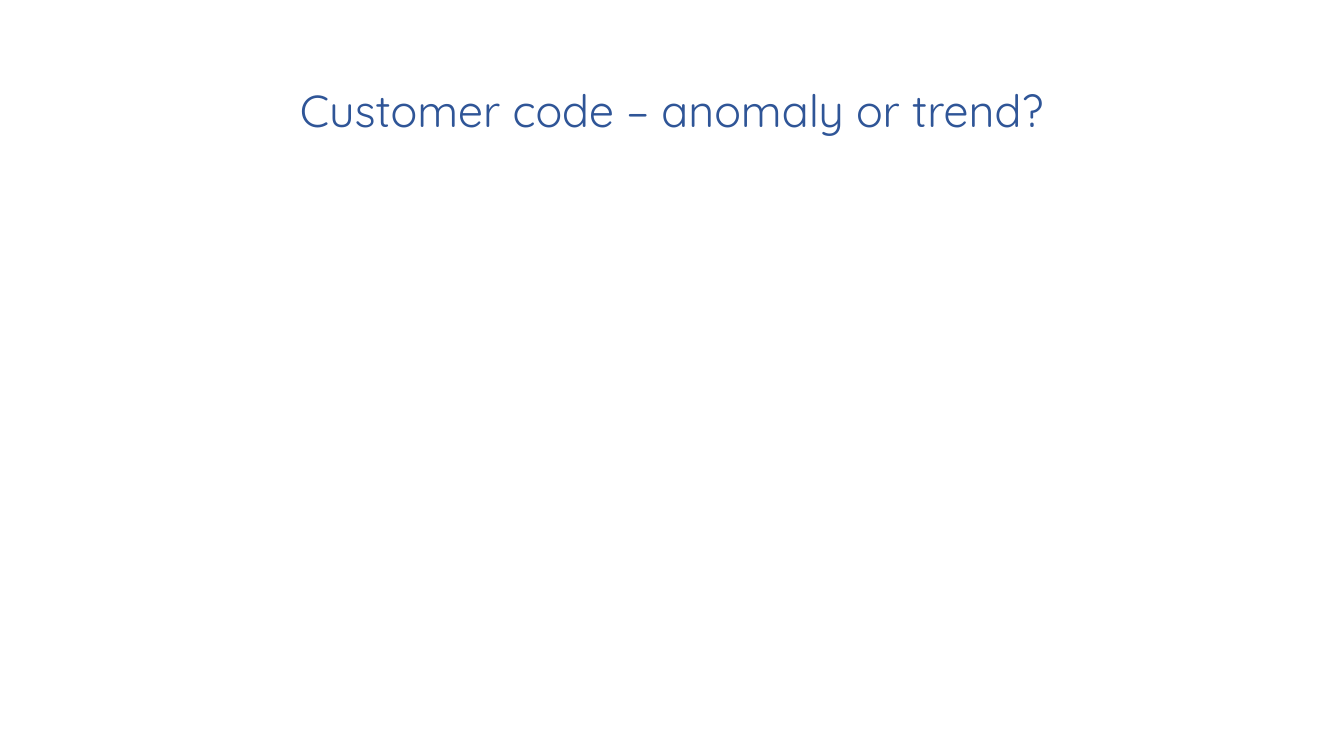
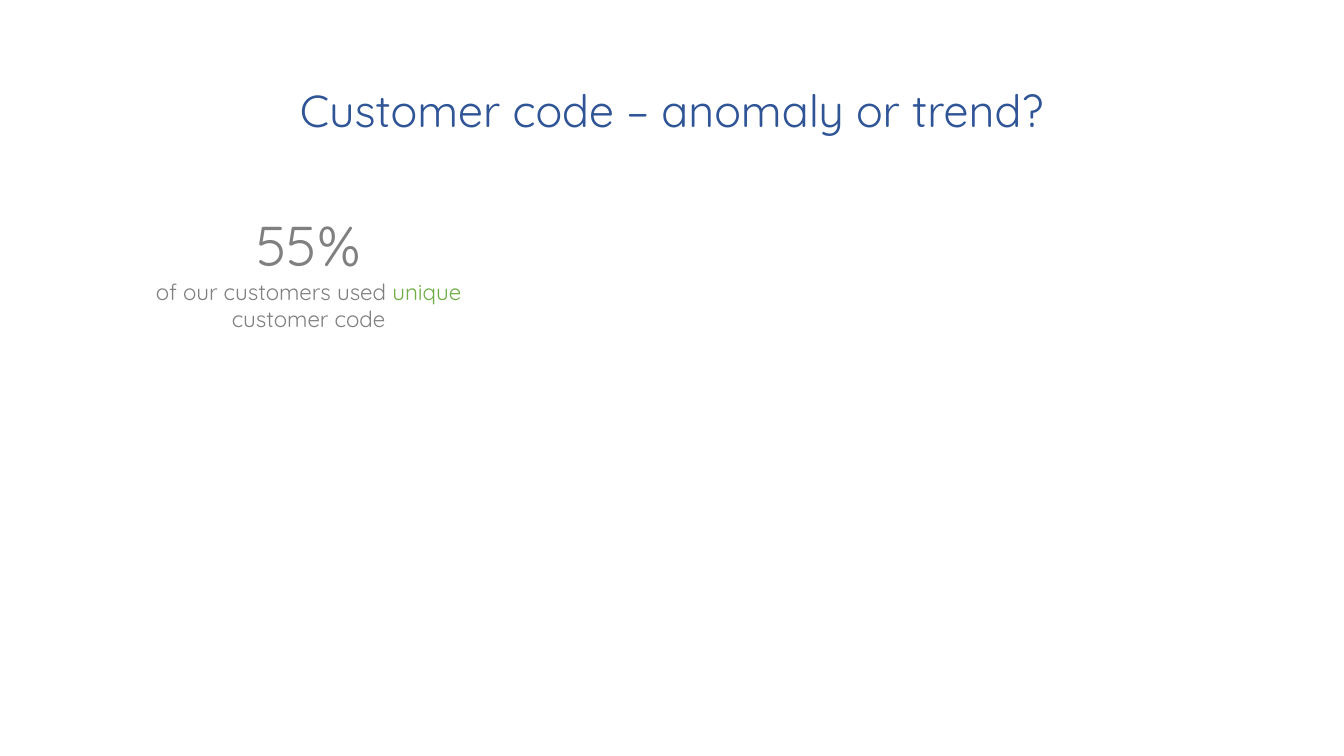
Before and after one commit to mjasieczko/new_offer_success_predictor, a slide deck: slide 10 of presentations/business/pnos_business_ppt.pptx. Drawn at 1344x756 pixels with LibreOffice and Linux fonts; fonts in the diff are those of the drawing. Boxes give left, top, right and bottom in pixels: in the first picture for what was removed or moved away, otherwise in the second. Text is boxed around its words. In the diff, an @@ line names an element or a change of style, - is before the commit and + after.

Commit message:
Final version of ppt.

```diff
--- a/presentations/business/pnos_business_ppt.pptx
+++ b/presentations/business/pnos_business_ppt.pptx
@@ text added at [156,226,461,327], 16 pt, text #808080 @@
+55%
+of our customers used unique
+customer code
```
Also in this commit, not shown: 6 slides added, 1 other file.
